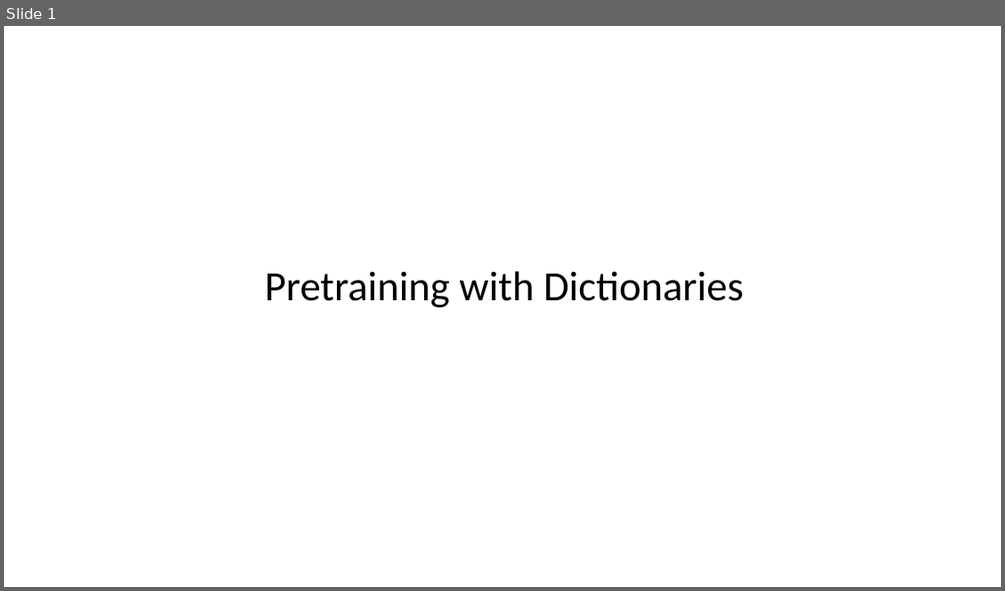
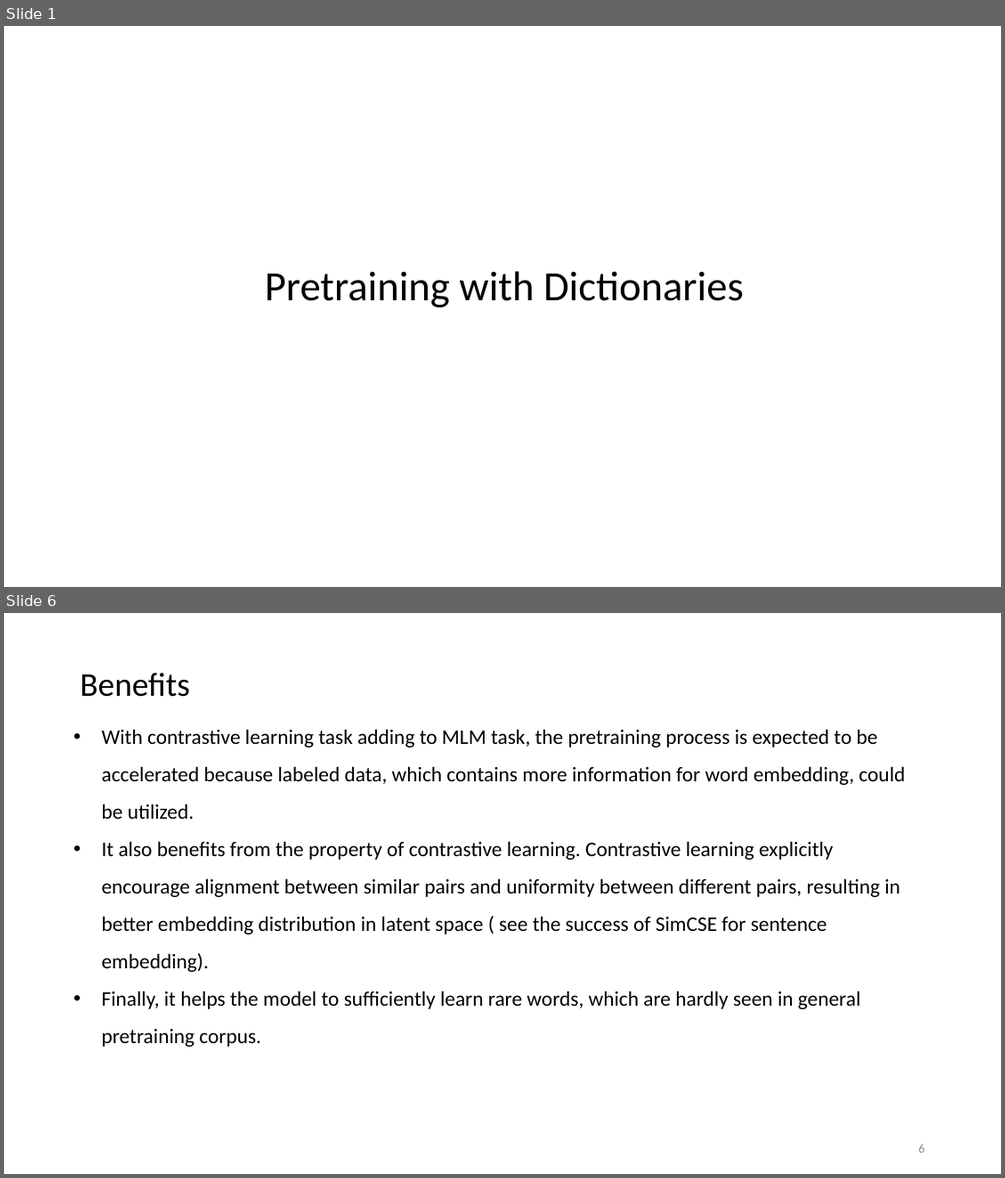
Before and after one commit to Drackyyy/Survey_slides, a slide deck: Pretraining with dictionaries.pptx. Shown one above the other, each under a label of ours: slide 1 before the commit, slides 1 and 6 after it; the slides between them are not shown. The pictures are 1005x591 and 1005x1178 pixels, drawn with LibreOffice and Linux fonts; fonts in the diff are those of the drawing. Boxes give left, top, right and bottom in pixels: in the first picture for what was removed or moved away, otherwise in the second. Text is boxed around its words. In the diff, an @@ line names an element or a change of style, - is before the commit and + after.

```diff
--- a/Pretraining with dictionaries.pptx
+++ b/Pretraining with dictionaries.pptx
@@ slide 6 added at (4,613,1001,1174), background #FFFFFF @@
@@ title added at (80,673,190,697), 32 pt, text #000000 @@
+Benefits
@@ text added at (102,729,905,1046), 20 pt, text #000000 @@
+• With contrastive learning task adding to MLM task, the pretraining process is expected to be accelerated because labeled data, which contains more information for word embedding, could be utilized.
+• It also benefits from the property of contrastive learning. Contrastive learning explicitly encourage alignment between similar pairs and uniformity between different pairs, resulting in better embedding distribution in latent space ( see the success of SimCSE for sentence embedding).
+• Finally, it helps the model to sufficiently learn rare words, which are hardly seen in general pretraining corpus.
@@ page number added at (918,1144,924,1152), 12 pt, text #8C8C8C @@
+6
```
Also in this commit, not shown: 3 slides changed, 2 other slides added, 2 slides removed.
